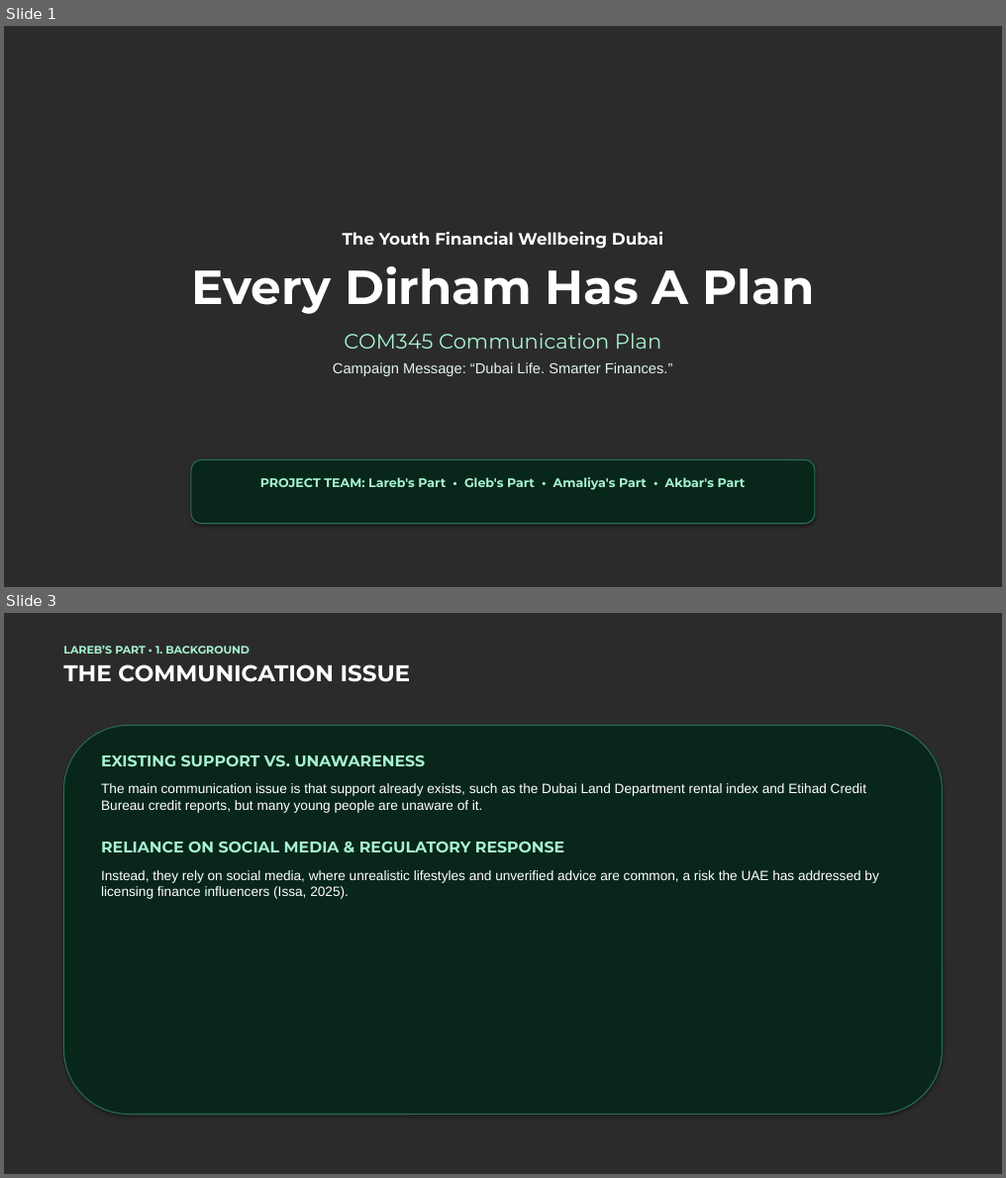
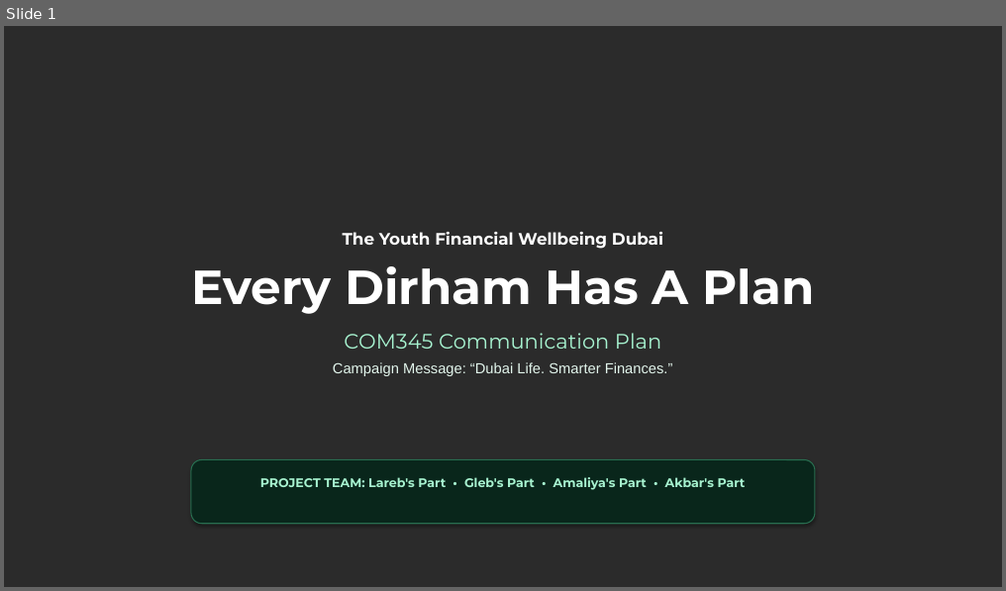
Before and after one commit to balaji4948/dubai-life-smarter-finances-com345, a slide deck: Dubai_Life_Smarter_Finances_COM345.pptx. Shown one above the other, each under a label of ours: slides 1 and 3 before the commit, slide 1 after it; the slides between them are not shown. The pictures are 1006x1178 and 1006x591 pixels, drawn with LibreOffice and Linux fonts; fonts in the diff are those of the drawing; background and template pictures are left out; a plain dark background stands for a picture behind light text. Boxes give left, top, right and bottom in pixels: in the first picture for what was removed or moved away, otherwise in the second. Text is boxed around its words. In the diff, an @@ line names an element or a change of style, - is before the commit and + after.

```diff
--- a/Dubai_Life_Smarter_Finances_COM345.pptx
+++ b/Dubai_Life_Smarter_Finances_COM345.pptx
@@ slide 3 removed at (x1=4, y1=613, x2=1002, y2=1174), background picture (left out) @@
@@ text removed at (x1=63, y1=645, x2=411, y2=682) @@
-LAREB’S PART • 1. BACKGROUND
-THE COMMUNICATION ISSUE
@@ rounded rectangle removed at (x1=63, y1=725, x2=943, y2=1115) @@
@@ text removed at (x1=101, y1=756, x2=878, y2=899) @@
-EXISTING SUPPORT VS. UNAWARENESS
-The main communication issue is that support already exists, such as the Dubai Land Department rental index and Etihad Credit Bureau credit reports, but many young people are unaware of it.
-RELIANCE ON SOCIAL MEDIA & REGULATORY RESPONSE
-Instead, they rely on social media, where unrealistic lifestyles and unverified advice are common, a risk the UAE has addressed by licensing finance influencers (Issa, 2025).
```
Also in this commit, not shown: 11 slides changed, 2 slides added, 4 other files.
